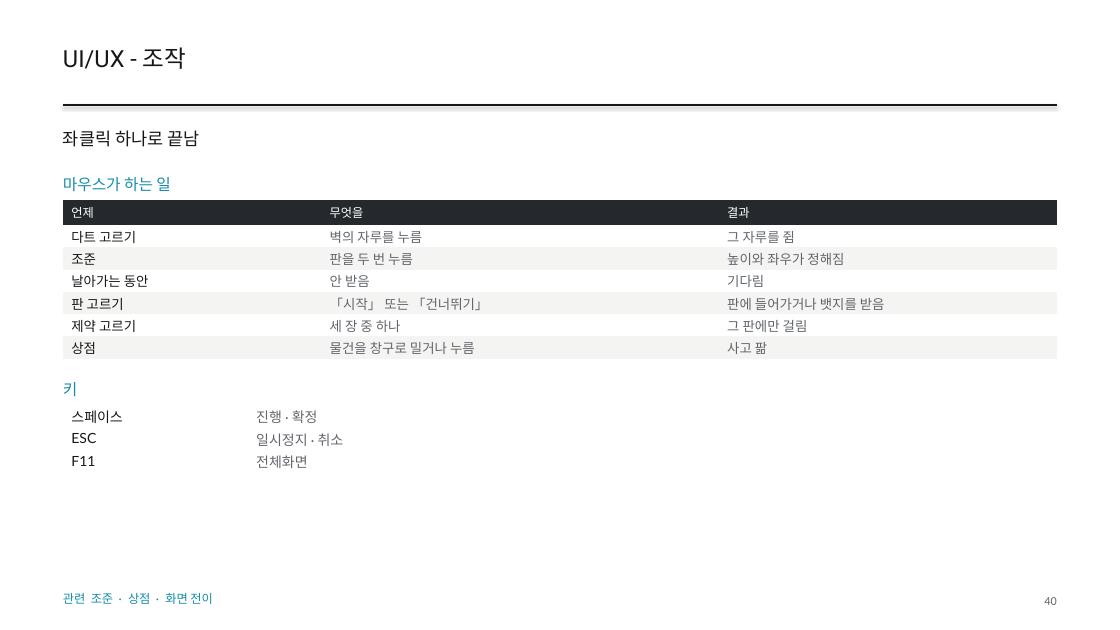
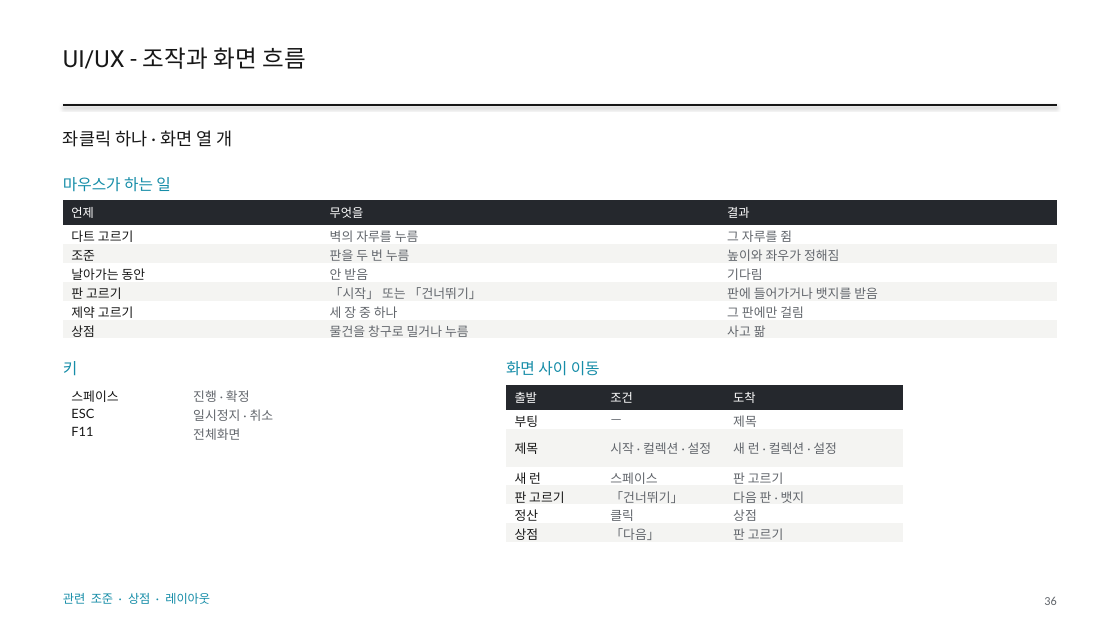
Before and after one commit to GGbong69/test-03, a slide deck: slide 36 of docs/HIGHTONE_기획서.pptx (slide 40 before the commit). Drawn at 1120x630 pixels with LibreOffice and Linux fonts; fonts in the diff are those of the drawing. Boxes give left, top, right and bottom in pixels: in the first picture for what was removed or moved away, otherwise in the second. Text is boxed around its words. In the diff, an @@ line names an element or a change of style, - is before the commit and + after.

```diff
--- a/docs/HIGHTONE_기획서.pptx
+++ b/docs/HIGHTONE_기획서.pptx
@@ text at (x1=63, y1=47, x2=305, y2=69): text changed @@
-UI/UX - 조작
+UI/UX - 조작과 화면 흐름
@@ text at (x1=63, y1=130, x2=232, y2=147): text changed @@
-좌클릭 하나로 끝남
+좌클릭 하나 · 화면 열 개
@@ table at (x1=63, y1=200, x2=1057, y2=341) @@
@@ size 11.5 to 11 pt @@
@@ text "키" moved from (x1=63, y1=382, x2=77, y2=397) to (x1=63, y1=361, x2=77, y2=376) @@
@@ table at (x1=63, y1=385, x2=460, y2=444) @@
@@ size 12 to 11 pt @@
@@ table resized from (x1=63, y1=405, x2=1057, y2=472) to (x1=63, y1=385, x2=460, y2=444) @@
@@ text added at (x1=506, y1=361, x2=600, y2=376), 13.5 pt, text #168DA8 @@
+화면 사이 이동
@@ table added at (x1=507, y1=385, x2=903, y2=544), 7 rows, 3 columns @@
+출발 | 조건 | 도착
+부팅 | — | 제목
+제목 | 시작 · 컬렉션 · 설정 | 새 런 · 컬렉션 · 설정
+새 런 | 스페이스 | 판 고르기
+판 고르기 | 「건너뛰기」 | 다음 판 · 뱃지
+정산 | 클릭 | 상점
+상점 | 「다음」 | 판 고르기
@@ text at (x1=63, y1=593, x2=210, y2=604): text changed @@
-관련 조준 · 상점 · 화면 전이
+관련 조준 · 상점 · 레이아웃
@@ text at (x1=1044, y1=597, x2=1056, y2=605): text changed @@
-40
+36
```
Also in this commit, not shown: 38 other slides changed, 5 slides removed, 3 other files.
